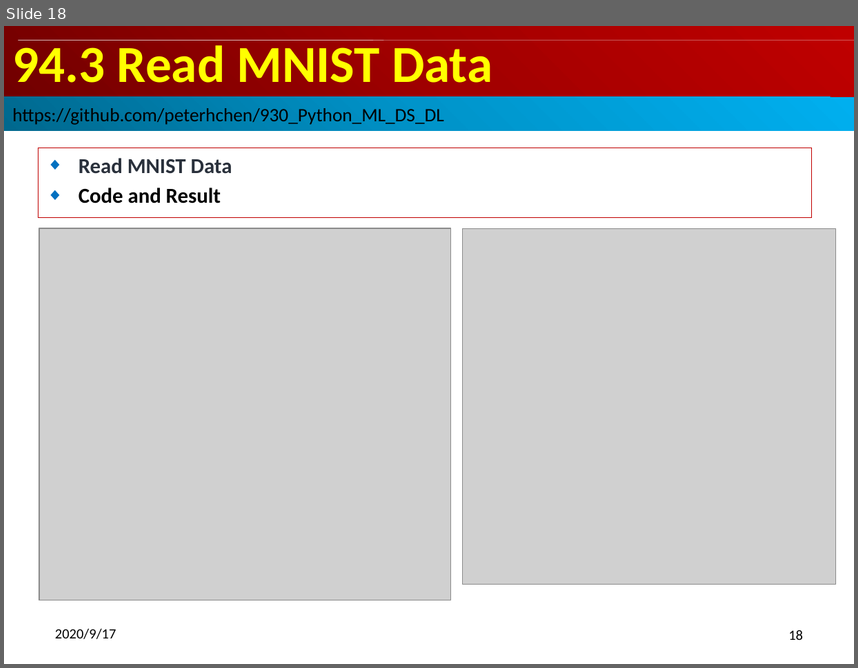
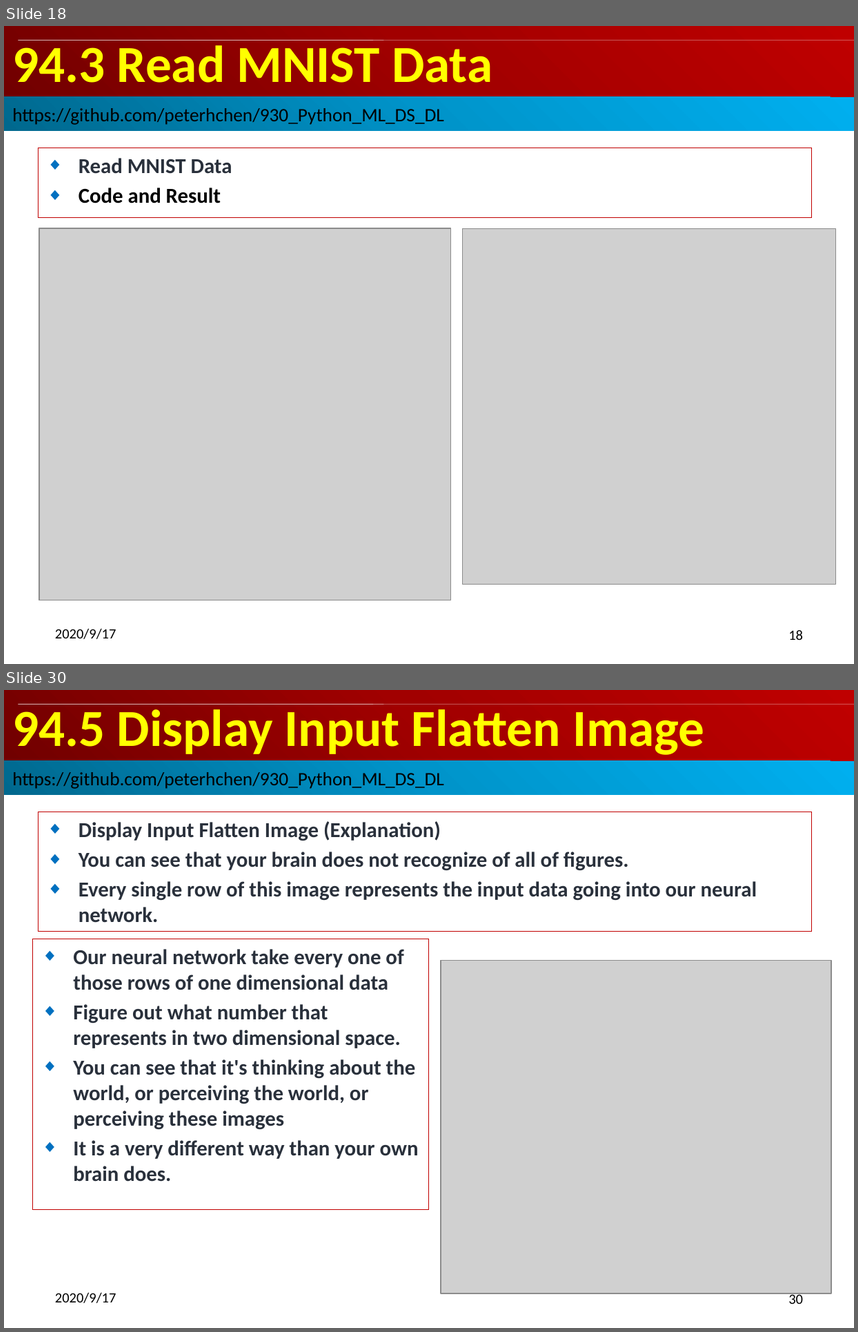
Before and after one commit to peterhchen/900_Python_ML_DS_DL, a slide deck: 094_RunTensorlfow2.0Part01Examples.pptx. Shown one above the other, each under a label of ours: slide 18 before the commit, slides 18 and 30 after it; the slides between them are not shown. The pictures are 858x668 and 858x1332 pixels, drawn with LibreOffice and Linux fonts; fonts in the diff are those of the drawing; grey boxes stand for pictures. Boxes give left, top, right and bottom in pixels: in the first picture for what was removed or moved away, otherwise in the second. Text is boxed around its words. In the diff, an @@ line names an element or a change of style, - is before the commit and + after.

```diff
--- a/094_RunTensorlfow2.0Part01Examples.pptx
+++ b/094_RunTensorlfow2.0Part01Examples.pptx
@@ slide 30 added at box(4, 690, 854, 1328), background #FFFFFF @@
@@ title added at box(4, 690, 854, 761), fill gradient #720000 to #A20000 to #C00000, 44 pt, text #FFFF00, bold @@
+94.5 Display Input Flatten Image
@@ rectangle added at box(18, 704, 384, 704), fill #F9F9F9 @@
@@ rectangle added at box(18, 704, 854, 704), fill #F9F9F9 @@
@@ rectangle added at box(18, 704, 374, 704), fill #F9F9F9 @@
@@ rectangle added at box(4, 761, 854, 795), fill gradient #00688E to #0094CA to #00B0F0, 16 pt, text #000000 @@
+https://github.com/peterhchen/930_Python_ML_DS_DL
@@ subtitle added at box(38, 812, 811, 932), outline #C00000 0.75 pt, 18 pt, text #29303B, bold @@
+◆ Display Input Flatten Image (Explanation)
+◆ You can see that your brain does not recognize of all of figures.
+◆ Every single row of this image represents the input data going into our neural network.
@@ rectangle added at box(33, 938, 429, 1209), outline #C00000 0.75 pt, 18 pt, text #29303B, bold @@
+◆ Our neural network take every one of those rows of one dimensional data
+◆ Figure out what number that represents in two dimensional space.
+◆ You can see that it's thinking about the world, or perceiving the world, or perceiving these images
+◆ It is a very different way than your own brain does.
@@ picture added at box(441, 960, 831, 1292) @@
@@ text added at box(55, 1292, 116, 1303), 12 pt, text #000000 @@
+2020/9/17
@@ page number added at box(789, 1292, 803, 1303), 12 pt, text #000000 @@
+30
```
Also in this commit, not shown: 2 slides changed, 41 other slides added.
